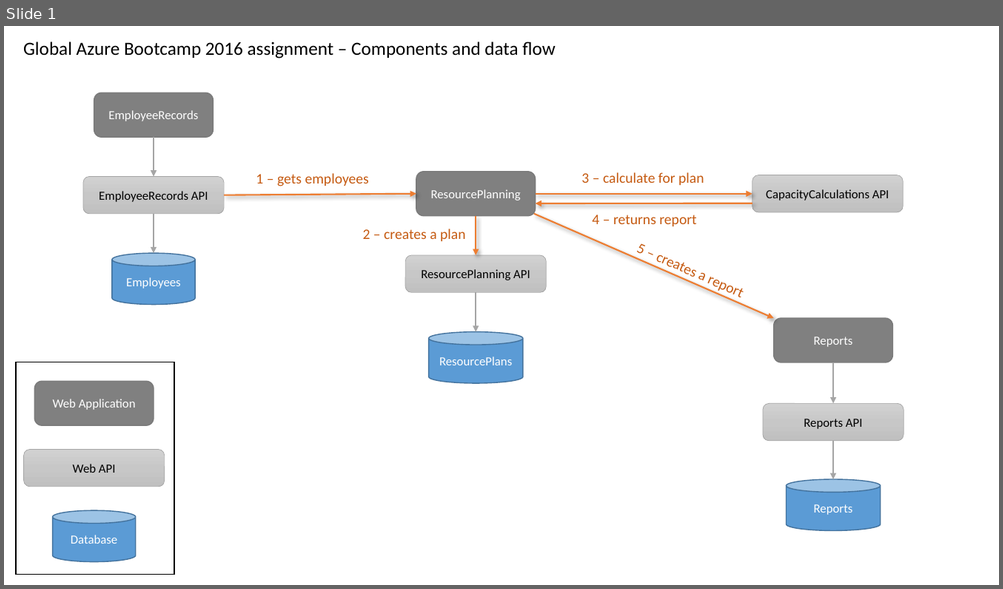
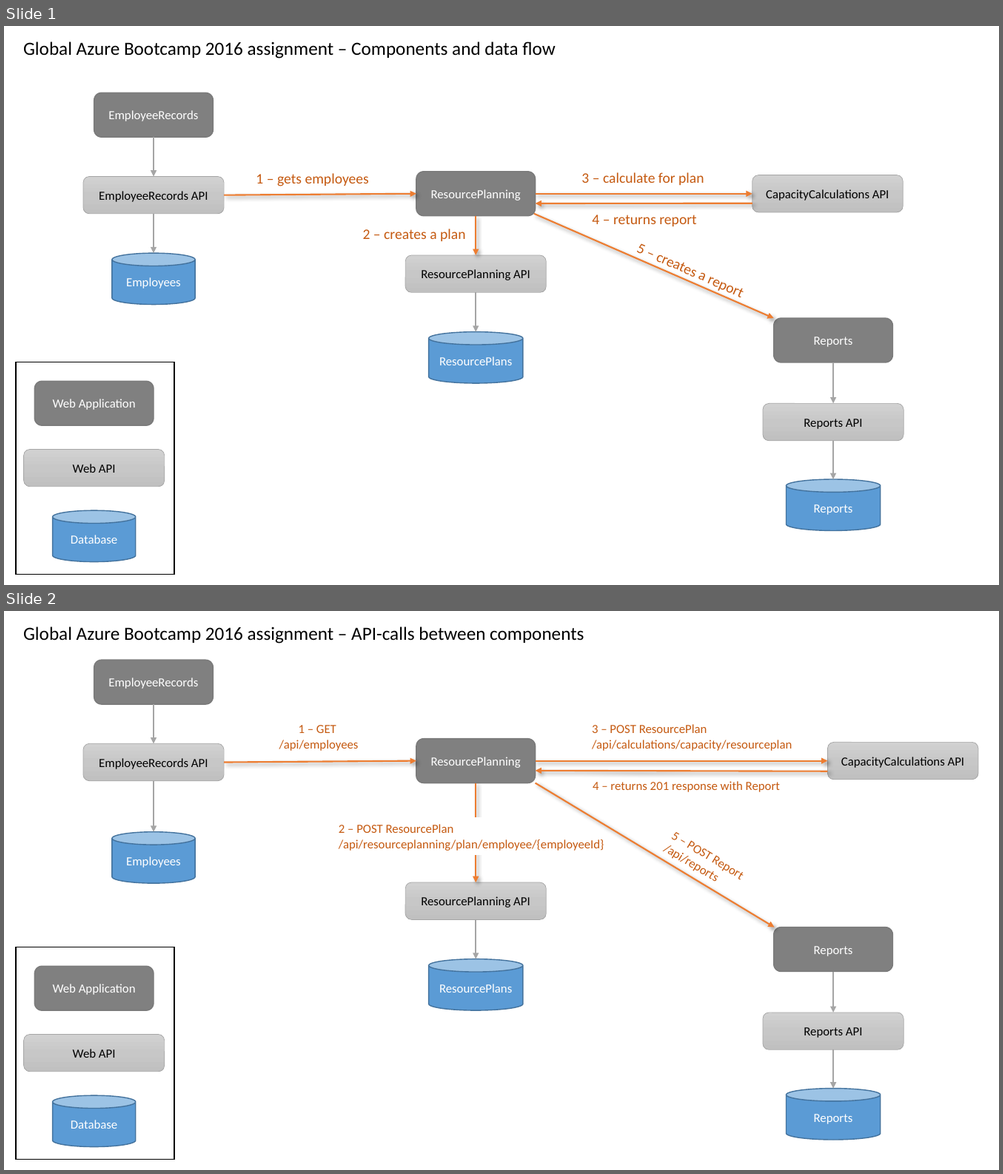
Before and after one commit to HenrikWM/NNUG_GAB2016, a slide deck: src/Assets/GAB2016 - Diagrams.pptx. Shown one above the other, each under a label of ours: slide 1 before the commit, slides 1 and 2 after it. The pictures are 1003x589 and 1003x1174 pixels, drawn with LibreOffice and Linux fonts; fonts in the diff are those of the drawing. Boxes give left, top, right and bottom in pixels: in the first picture for what was removed or moved away, otherwise in the second. Text is boxed around its words. In the diff, an @@ line names an element or a change of style, - is before the commit and + after.

Commit message:
Added diagram with actual API-calls for main data flow

```diff
--- a/src/Assets/GAB2016 - Diagrams.pptx
+++ b/src/Assets/GAB2016 - Diagrams.pptx
@@ slide 2 added at (x1=4, y1=611, x2=999, y2=1170), background #FFFFFF @@
@@ text added at (x1=23, y1=627, x2=583, y2=644), 18 pt, text #000000 @@
+Global Azure Bootcamp 2016 assignment – API-calls between components
@@ rounded rectangle added at (x1=94, y1=661, x2=213, y2=704), fill #808080, outline #7A7A7A 1 pt, 12 pt, text #FFFFFF @@
+EmployeeRecords
@@ arrow added from (153, 704) to (153, 743), #A5A5A5 1.5 pt @@
@@ rounded rectangle added at (x1=83, y1=743, x2=224, y2=781), fill gradient #D2D2D2 to #C8C8C8 to #C0C0C0, outline #A5A5A5 0.5 pt, 12 pt, text #000000 @@
+EmployeeRecords API
@@ text added at (x1=279, y1=725, x2=358, y2=751), 12 pt, text #C55A11 @@
+1 – GET
+/api/employees
@@ rounded rectangle added at (x1=417, y1=738, x2=535, y2=783), fill #808080, outline #7A7A7A 1 pt, 12 pt, text #FFFFFF @@
+ResourcePlanning
@@ text added at (x1=592, y1=724, x2=791, y2=751), 12 pt, text #C55A11 @@
+3 – POST ResourcePlan
+/api/calculations/capacity/resourceplan
@@ rounded rectangle added at (x1=828, y1=742, x2=979, y2=780), fill gradient #D2D2D2 to #C8C8C8 to #C0C0C0, outline #A5A5A5 0.5 pt, 12 pt, text #000000 @@
+CapacityCalculations API
@@ arrow added from (224, 763) to (417, 761), #ED7D31 1.5 pt @@
@@ arrow added from (535, 761) to (828, 761), #ED7D31 1.5 pt @@
@@ arrow added from (153, 781) to (153, 832), #A5A5A5 1.5 pt @@
@@ arrow added from (475, 783) to (475, 883), #ED7D31 1.5 pt @@
@@ arrow added from (828, 772) to (535, 771), #ED7D31 1.5 pt @@
@@ arrow added from (535, 783) to (774, 927), #ED7D31 1.5 pt @@
@@ text added at (x1=592, y1=781, x2=780, y2=792), 12 pt, text #C55A11 @@
+4 – returns 201 response with Report
@@ cylinder added at (x1=112, y1=832, x2=195, y2=883), fill #5B9BD5, outline #43739E 1 pt, 12 pt, text #FFFFFF @@
+Employees
@@ text added at (x1=338, y1=824, x2=604, y2=851), 12 pt, text #C55A11 @@
+2 – POST ResourcePlan
+/api/resourceplanning/plan/employee/{employeeId}
@@ text added at (x1=671, y1=832, x2=676, y2=840), 12 pt, text #C55A11 @@
+5 – POST Report
+/api/reports
@@ rounded rectangle added at (x1=405, y1=883, x2=546, y2=920), fill gradient #D2D2D2 to #C8C8C8 to #C0C0C0, outline #A5A5A5 0.5 pt, 12 pt, text #000000 @@
+ResourcePlanning API
@@ arrow added from (475, 920) to (475, 960), #A5A5A5 1.5 pt @@
@@ rounded rectangle added at (x1=774, y1=927, x2=893, y2=971), fill #808080, outline #7A7A7A 1 pt, 12 pt, text #FFFFFF @@
+Reports
@@ rectangle added at (x1=16, y1=948, x2=174, y2=1160), fill #FFFFFF, outline #000000 1 pt @@
@@ cylinder added at (x1=429, y1=960, x2=523, y2=1011), fill #5B9BD5, outline #43739E 1 pt, 12 pt, text #FFFFFF @@
+ResourcePlans
@@ rounded rectangle added at (x1=34, y1=966, x2=153, y2=1010), fill #808080, outline #7A7A7A 1 pt, 12 pt, text #FFFFFF @@
+Web Application
@@ arrow added from (833, 972) to (833, 1013), #A5A5A5 1.5 pt @@
@@ rounded rectangle added at (x1=762, y1=1013, x2=904, y2=1051), fill gradient #D2D2D2 to #C8C8C8 to #C0C0C0, outline #A5A5A5 0.5 pt, 12 pt, text #000000 @@
+Reports API
@@ rounded rectangle added at (x1=23, y1=1035, x2=165, y2=1072), fill gradient #D2D2D2 to #C8C8C8 to #C0C0C0, outline #A5A5A5 0.5 pt, 12 pt, text #000000 @@
+Web API
@@ arrow added from (833, 1051) to (833, 1088), #A5A5A5 1.5 pt @@
@@ cylinder added at (x1=53, y1=1096, x2=135, y2=1147), fill #5B9BD5, outline #43739E 1 pt, 12 pt, text #FFFFFF @@
+Database
@@ cylinder added at (x1=786, y1=1088, x2=880, y2=1140), fill #5B9BD5, outline #43739E 1 pt, 12 pt, text #FFFFFF @@
+Reports
```
Also in this commit, not shown: 1 other file.
